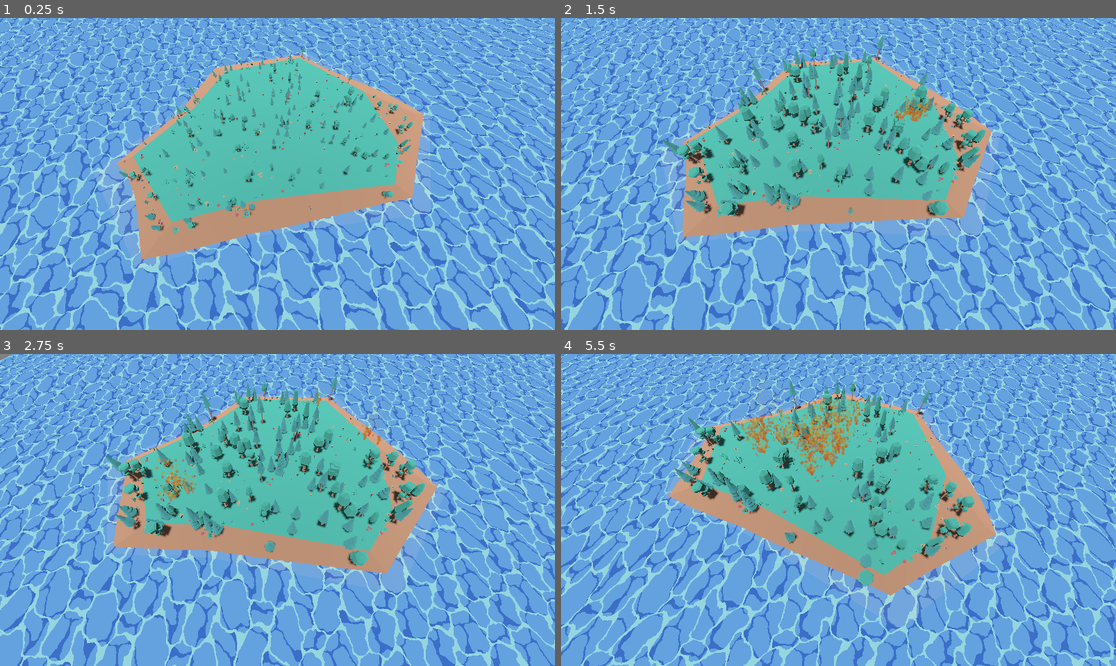
Above: before the commit, frames 1-4 (two rows, left to right).
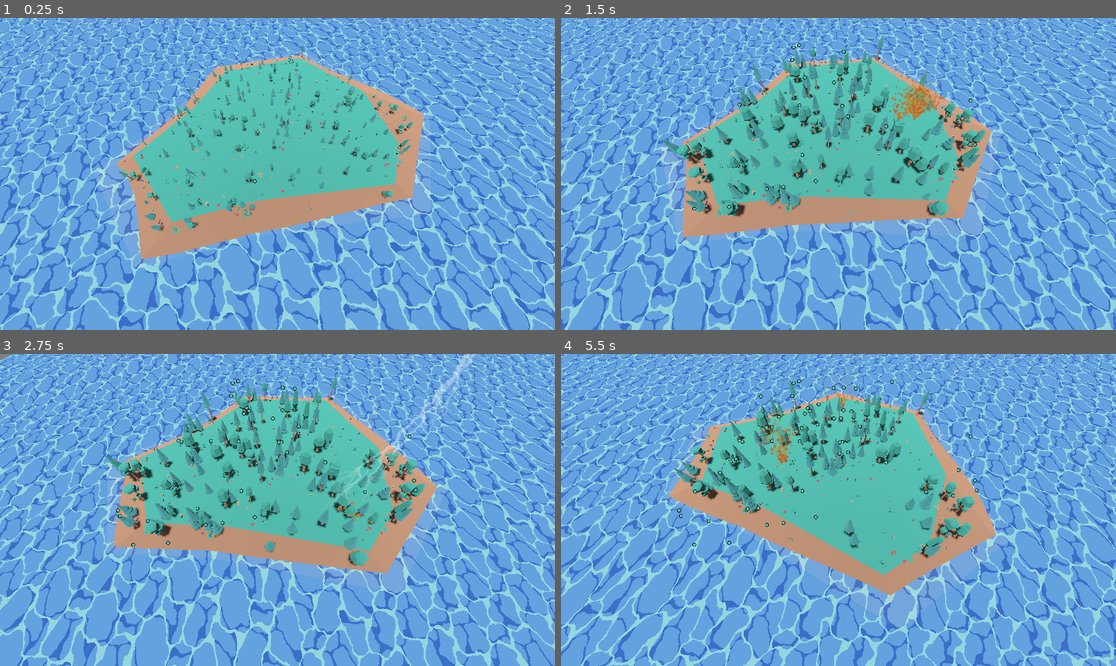
Above: after the commit, the same moments.

Repository: lumi-a/ecotomata
Game: Godot game, scene res://main.tscn
Two runs of this game, one before a commit and one after it. Both use one fixed random seed, a clock stepped at 60 frames per second and the inputs below.
Inputs:
- Up to frame 1 (0.25 s): no input
- Up to frame 2 (1.5 s): no input
- Up to frame 3 (2.75 s): no input
- Up to frame 4 (5.5 s): no input

The runs differ from the first frame. In frame 1, less than 0.1% of the frame differs, in the area x 45-47%, y 51-54%; in frame 2, 0.7%; in frame 3, 1.4%; in frame 4, 4.7%, in the area x 20-76%, y 8-75%.

Commit message:
Add orb and generate them "above" trees

Diff:
--- /dev/null
+++ b/assets/orb.tscn
@@ -0,0 +1,9 @@
+[gd_scene load_steps=2 format=3 uid="uid://uldf7cscwd8h"]
+
+[ext_resource type="Texture2D" uid="uid://btj7ljt1fqqho" path="res://assets/orb.png" id="1_eoxjx"]
+
+[node name="orb" type="Node2D"]
+
+[node name="Sprite2D" type="Sprite2D" parent="."]
+scale = Vector2(0.25, 0.25)
+texture = ExtResource("1_eoxjx")
--- a/island.gd
+++ b/island.gd
@@ -1,6 +1,7 @@
 extends Node3D
 
 @export var camera_rotation_node: Node3D
+var camera: Camera3D
 
 const num_initial_sapling_attempts: int = 1000
 const min_neighbor_distance: float = 0.2
@@ -10,12 +11,15 @@
 
 @export var expected_lightnings_per_second: float = 1.0
 @export var expected_saplings_per_second: float = 10.0
+const expected_orbs_per_second_per_tree: float = 0.1
+
 var space_state: PhysicsDirectSpaceState3D
 var aabb = $rock_largeE.get_aabb()
 var all_trees = preload("res://assets/trees/all.tscn").instantiate()
 var all_plants = preload("res://assets/plants/all.tscn").instantiate()
 var fire = preload("res://assets/fire.tscn").instantiate()
 var lightning_instance = preload("res://assets/lightning.tscn").instantiate()
+var orb_instance = preload("res://assets/orb.tscn").instantiate()
 
 var polygon_points: PackedVector2Array
 
@@ -93,6 +97,7 @@
 
 
 func _ready():
+	camera = camera_rotation_node.get_node("camera")
 	space_state = get_world_3d().direct_space_state
 	# Spawn plants
 	for _i in num_plants:
@@ -165,7 +170,12 @@
 		var id = tree.get_instance_id()
 		match tree_states[id]:
 			TreeState.Static:
-				pass
+				var num_orbs = poisson(expected_orbs_per_second_per_tree * delta)
+				for _i in num_orbs:
+					var orb = orb_instance.duplicate()
+					orb.position = camera.unproject_position(tree.position + Vector3.UP * 0.875)
+
+					add_child(orb)
 
 			TreeState.Growing:
 				tree_timers[id] += delta
--- a/main.tscn
+++ b/main.tscn
@@ -1,8 +1,9 @@
-[gd_scene load_steps=11 format=3 uid="uid://dj4v6ns8px2mu"]
+[gd_scene load_steps=12 format=3 uid="uid://dj4v6ns8px2mu"]
 
 [ext_resource type="Script" path="res://camera_rotation.gd" id="1_lsrg4"]
 [ext_resource type="PackedScene" uid="uid://bcjiqjl5vu1tl" path="res://island.tscn" id="2_5c6a2"]
 [ext_resource type="Shader" path="res://water.gdshader" id="2_dsdxd"]
+[ext_resource type="PackedScene" uid="uid://uldf7cscwd8h" path="res://assets/orb.tscn" id="3_k2uxq"]
 [ext_resource type="Script" path="res://island.gd" id="4_c1278"]
 
 [sub_resource type="CanvasTexture" id="CanvasTexture_a1jgo"]
@@ -51,10 +52,15 @@
 [node name="water" type="MeshInstance3D" parent="."]
 mesh = SubResource("PlaneMesh_y60lx")
 
+[node name="orb" parent="." instance=ExtResource("3_k2uxq")]
+position = Vector2(529, 339)
+
 [node name="island" parent="." node_paths=PackedStringArray("camera_rotation_node") instance=ExtResource("2_5c6a2")]
 transform = Transform3D(1, 0, 0, 0, 1, 0, 0, 0, 1, 0, -0.810748, 0)
 script = ExtResource("4_c1278")
 camera_rotation_node = NodePath("../camera_rotation")
+expected_lightnings_per_second = null
+expected_saplings_per_second = null
 
 [node name="sun" type="DirectionalLight3D" parent="."]
 transform = Transform3D(1, 0, 0, 0, 0.252998, 0.967467, 0, -0.967467, 0.252998, -6.61002, 40.3401, -0.405594)
Binary file added: assets/orb.png
Not shown, added: assets/orb.png.import
